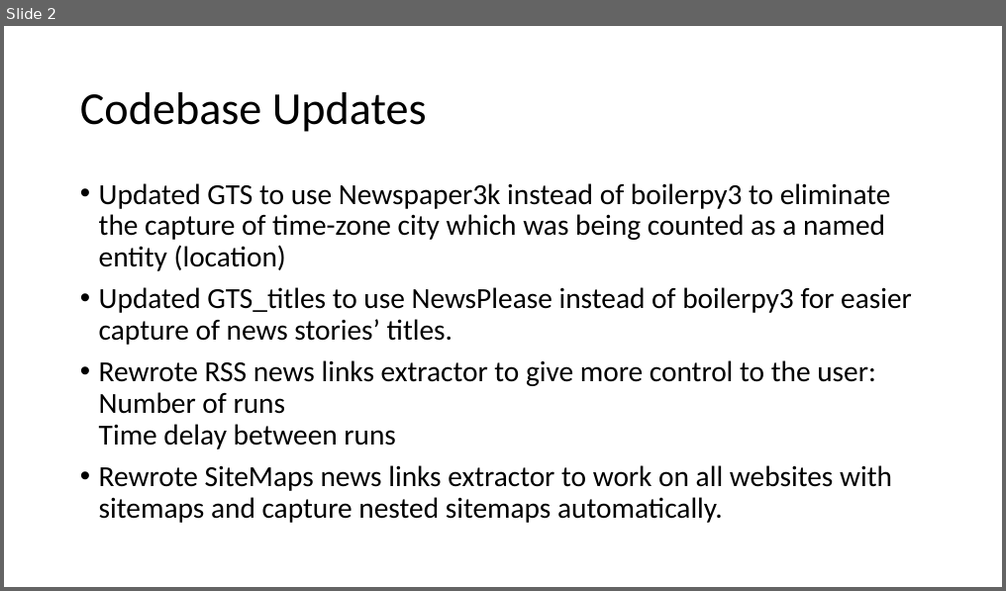
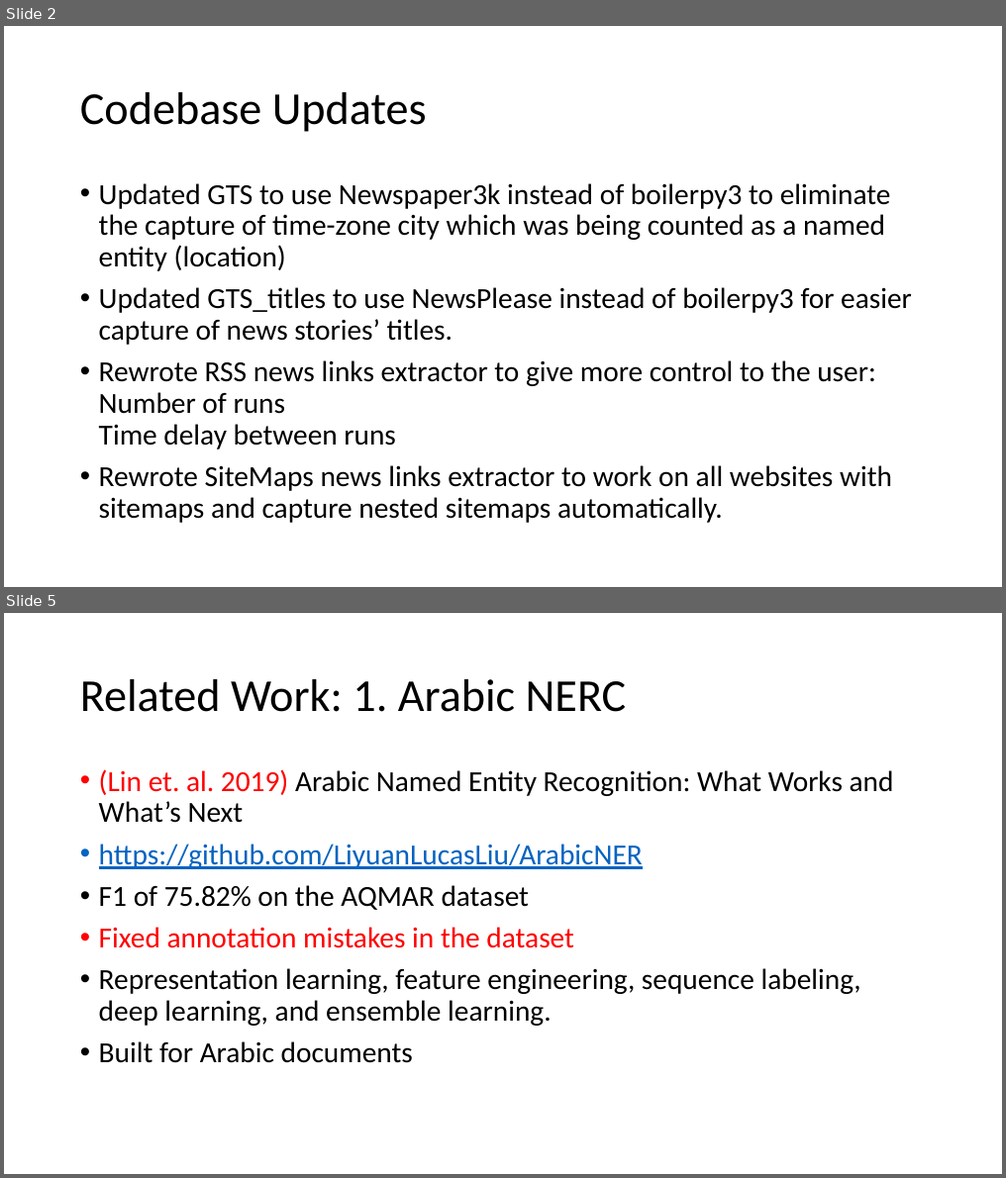
Before and after one commit to HussamHallak/TPDL2022, a slide deck: TPDL 2022 Paper Updates.pptx. Shown one above the other, each under a label of ours: slide 2 before the commit, slides 2 and 5 after it; the slides between them are not shown. The pictures are 1006x591 and 1006x1178 pixels, drawn with LibreOffice and Linux fonts; fonts in the diff are those of the drawing. Boxes give left, top, right and bottom in pixels: in the first picture for what was removed or moved away, otherwise in the second. Text is boxed around its words. In the diff, an @@ line names an element or a change of style, - is before the commit and + after.

```diff
--- a/TPDL 2022 Paper Updates.pptx
+++ b/TPDL 2022 Paper Updates.pptx
@@ slide 5 added at (x1=4, y1=613, x2=1002, y2=1174), background #FFFFFF @@
@@ title added at (x1=80, y1=679, x2=627, y2=712), 44 pt, text #000000 @@
+Related Work: 1. Arabic NERC
@@ text added at (x1=99, y1=769, x2=894, y2=1063), 28 pt, text #000000 @@
+• (Lin et. al. 2019) Arabic Named Entity Recognition: What Works and What’s Next
+• https://github.com/LiyuanLucasLiu/ArabicNER
+• F1 of 75.82% on the AQMAR dataset
+• Fixed annotation mistakes in the dataset
+• Representation learning, feature engineering, sequence labeling, deep learning, and ensemble learning.
+• Built for Arabic documents
```
Also in this commit, not shown: 1 slide changed, 12 other slides added.
